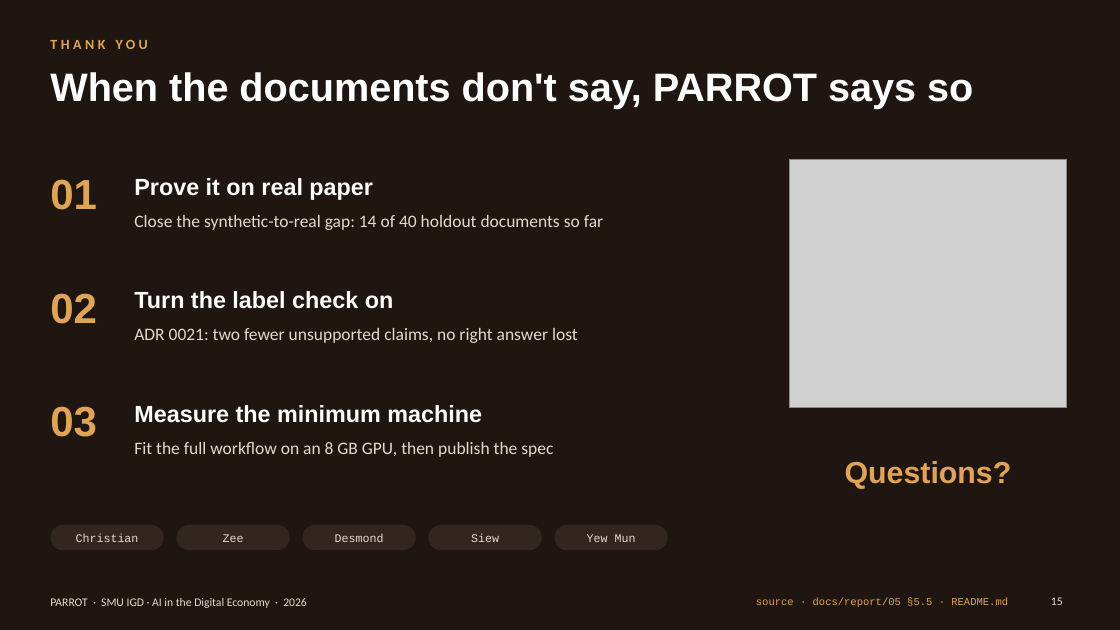
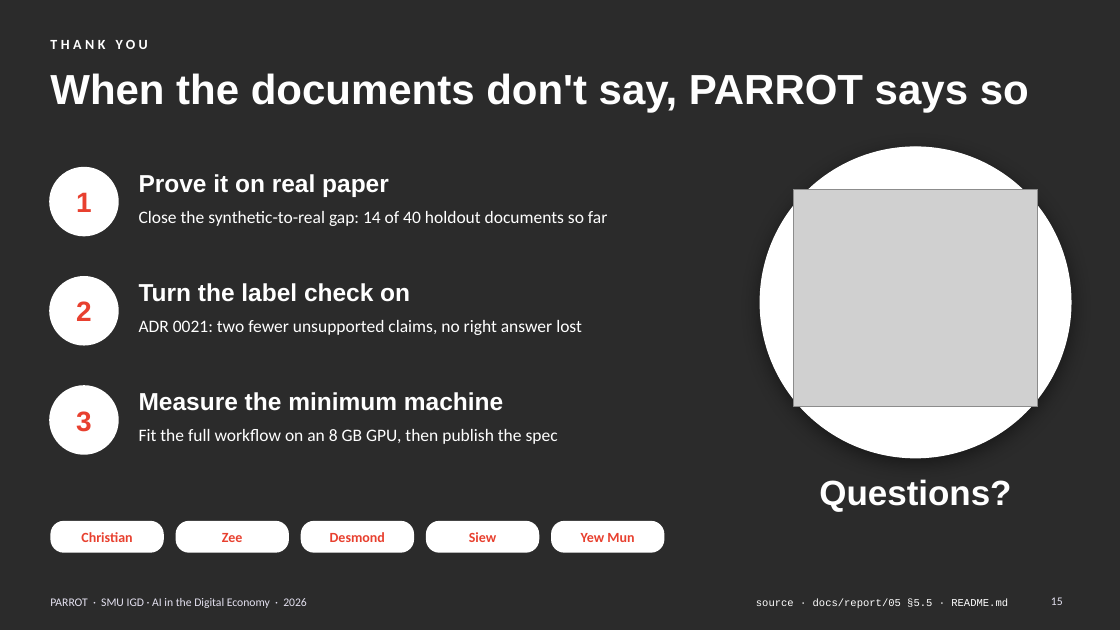
Before and after one commit to feynman82/igd-capstone-2026, a slide deck: slide 15 of docs/report/Project Parrot Showcase.pptx. Drawn at 1120x630 pixels with LibreOffice and Linux fonts; fonts in the diff are those of the drawing; grey boxes stand for pictures; background and template pictures are left out; a plain dark background stands for a picture behind light text. Boxes give left, top, right and bottom in pixels: in the first picture for what was removed or moved away, otherwise in the second. Text is boxed around its words. In the diff, an @@ line names an element or a change of style, - is before the commit and + after.

```diff
--- a/docs/report/Project Parrot Showcase.pptx
+++ b/docs/report/Project Parrot Showcase.pptx
@@ background #1F1612 to picture (left out) @@
@@ text "THANK YOU" at [50,40,148,49]: text colour #E0A458 to #FFFFFF @@
@@ title "When the documents don't say, ..." at [50,73,1029,112]: size 34 to 36 pt @@
@@ ellipse added at [760,147,1071,458], fill #FFFFFF, outline #FFFFFF 1 pt @@
@@ text removed at [50,179,97,210] @@
-01
@@ ellipse added at [50,168,118,235], fill #FFFFFF, outline #FFFFFF 2 pt, 24 pt, text #E8402F, bold @@
+1
@@ picture: place and size @@
-picture at [790,160,1067,408]
+picture at [794,189,1038,407]
@@ text removed at [50,293,97,324] @@
-02
@@ ellipse added at [50,277,118,344], fill #FFFFFF, outline #FFFFFF 2 pt, 24 pt, text #E8402F, bold @@
+2
@@ text "Turn the label check on": place and size @@
-text "Turn the label check on" at [134,291,394,309]
+text "Turn the label check on" at [139,283,410,302]
@@ text "ADR 0021: two fewer unsupported ...": place and size @@
-text "ADR 0021: two fewer unsupported ..." at [134,328,578,343]
+text "ADR 0021: two fewer unsupported ..." at [139,320,582,335]
@@ ellipse added at [50,386,118,454], fill #FFFFFF, outline #FFFFFF 2 pt, 24 pt, text #E8402F, bold @@
+3
@@ size 20 to 21 pt in 3 elements at [139,174,389,197], [139,283,410,302], [139,392,503,411] @@
@@ text "Measure the minimum machine": place and size @@
-text "Measure the minimum machine" at [134,405,482,423]
+text "Measure the minimum machine" at [139,392,503,411]
@@ text removed at [50,406,97,437] @@
-03
@@ text colour #E6D9CC to #FFFFFF in 3 elements at [139,211,607,226], [139,320,582,335], [139,429,558,444] @@
@@ text "Fit the full workflow on ...": place and size @@
-text "Fit the full workflow on ..." at [134,442,553,457]
+text "Fit the full workflow on ..." at [139,429,558,444]
@@ text "Questions?": place and size @@
-text "Questions?" at [845,461,1012,489]
+text "Questions?" at [819,479,1011,512]
@@ text "Questions?" at [819,479,1011,512]: size 26 to 30 pt, text colour #E0A458 to #FFFFFF @@
@@ rounded rectangle "Christian": place and size @@
-rounded rectangle "Christian" at [50,525,164,550]
+rounded rectangle "Christian" at [50,521,164,553]
@@ rounded rectangle "Zee": place and size @@
-rounded rectangle "Zee" at [176,525,290,550]
+rounded rectangle "Zee" at [176,521,289,553]
@@ rounded rectangle "Desmond": place and size @@
-rounded rectangle "Desmond" at [302,525,416,550]
+rounded rectangle "Desmond" at [301,521,414,553]
@@ rounded rectangle "Siew": place and size @@
-rounded rectangle "Siew" at [429,525,542,550]
+rounded rectangle "Siew" at [426,521,539,553]
@@ size 10 to 12 pt, font Courier New to Calibri, text colour #E6D9CC to #E8402F, bold on; fill #33251F to #FFFFFF; proportions changed in 5 elements at [50,521,164,553], [176,521,289,553], [301,521,414,553], [426,521,539,553], [551,521,665,553] @@
@@ rounded rectangle "Yew Mun": place and size @@
-rounded rectangle "Yew Mun" at [555,525,668,550]
+rounded rectangle "Yew Mun" at [551,521,665,553]
@@ text "PARROT · SMU IGD · ..." at [50,598,307,608]: text colour #E6D9CC to #E4E1F0 @@
@@ text "source · docs/report/05 §5.5 · ..." at [756,599,1008,608]: text colour #E0A458 to #FFFFFF @@
@@ page number at [1051,597,1063,605]: text colour #E6D9CC to #E4E1F0 @@
```
Also in this commit, not shown: 13 other slides changed, 1 slide added, 1 slide removed, 1 other file.
